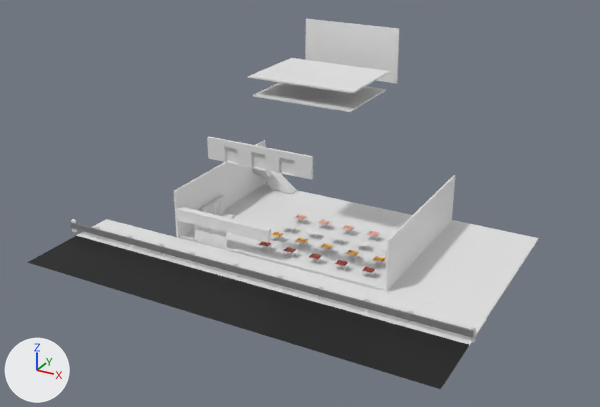
An edit to the Blender file Card shop.blend, drawn before and after from the same camera.
Both versions are drawn from a 50 mm camera at (76.9, -179.5, 100.4) aimed at (-14.8, -12.8, 17.0). Lighting does not change. The marker at lower left points along +X, +Y and +Z.
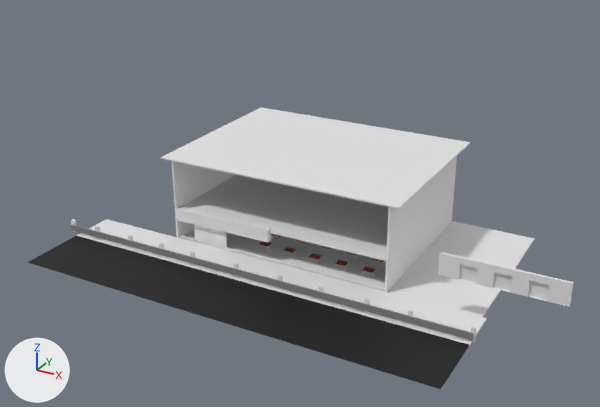
Where the change shows, as pixel boxes [x1, y1, x2, y2] in the pictures (600 x 407 px):
'Cube.045', moved, rescaled
    before: [253, 83, 386, 112]
    after: [161, 107, 470, 209]
'floor2', shown
    after: [182, 175, 389, 261]
'Cube.036', moved, rescaled (7% narrower)
    before: [381, 220, 539, 318]
    after: [388, 221, 535, 317]
'Cube.047', moved
    before: [207, 137, 313, 180]
    after: [438, 252, 574, 307]
'Cube.002', rescaled
    before: [385, 175, 455, 292]
    after: [385, 156, 457, 292]
'Cube.004', moved, rescaled (not visible afterwards)
    before: [305, 19, 399, 84]
'Cube', moved
    before: [70, 222, 474, 338]
    after: [71, 224, 473, 340]
'Cube.003', rescaled
    before: [174, 140, 266, 238]
    after: [172, 161, 236, 238]
'Cube.048', deleted
    before: [248, 58, 390, 93]
'Cube.049', unchanged, covered by the edit
    before: [184, 184, 412, 287]
    after: [184, 229, 386, 288]

Patch to the scene script:
```diff
--- a/Card shop.blend.py
+++ b/Card shop.blend.py
@@ ob_cube_036 @@
 ob_cube_036 = bpy.data.objects.new('Cube.036', me_cube_044)
-ob_cube_036.location = (22.5, 6.8, 15.9)
-ob_cube_036.scale = (10.7, 14.1, 15.4)
+ob_cube_036.location = (22.8, 6.8, 15.6)
+ob_cube_036.scale = (9.53, 14.1, 15.4)
@@ ob_cube_002 @@
 ob_cube_002.location = (10.0, 10.0, 1.1)
-ob_cube_002.scale = (1.0, 2.1, 1.0)
+ob_cube_002.scale = (1.0, 2.1, 1.66)
@@ ob_cube_003 @@
 ob_cube_003.location = (-51.4, 9.9, 1.1)
-ob_cube_003.scale = (1.0, 2.1, 1.0)
+ob_cube_003.scale = (1.0, 2.1, 1.66)
@@ ob_cube_004 @@
 ob_cube_004 = bpy.data.objects.new('Cube.004', me_cube_004)
-ob_cube_004.location = (-20.3, 29.1, 40.2)
+ob_cube_004.location = (-27.5, 30.0, 1.7)
 ob_cube_004.rotation_euler = (0.0, 0.0, -1.571)  # degrees (0, 0, -90)
+ob_cube_004.scale = (1.0, 1.52, 1.61)
@@ ob_floor2 @@
 ob_floor2.scale = (2.22, 2.36, 1.02)
-ob_floor2.hide_set(True)
@@ ob_cube_045 @@
 ob_cube_045 = bpy.data.objects.new('Cube.045', me_cube_049)
-ob_cube_045.location = (-34.3, 14.4, 39.7)
-ob_cube_045.scale = (1.02, 1.02, 1.02)
+ob_cube_045.location = (-51.8, 18.8, 24.2)
+ob_cube_045.scale = (2.44, 2.36, 1.02)
@@ ob_cube_047 @@
 ob_cube_047 = bpy.data.objects.new('Cube.047', me_cube_051)
-ob_cube_047.location = (-11.2, -20.8, 29.6)
+ob_cube_047.location = (49.3, -19.8, 12.5)
 ob_cube_047.rotation_euler = (0.0, 0.0, -1.571)  # degrees (0, 0, -90)
@@ ob_cube_048 @@
-ob_cube_048 = bpy.data.objects.new('Cube.048', me_cube_052)
-ob_cube_048.location = (-35.2, 14.4, 44.7)
-ob_cube_048.scale = (1.08, 1.08, 1.08)
@@ ob_cube @@
 ob_cube = bpy.data.objects.new('Cube', me_cube)
-ob_cube.location = (-21.2, -27.9, 3.0)
+ob_cube.location = (-21.2, -27.9, 2.3)
 ob_cube.scale = (57.1, 0.236, 0.821)
```
